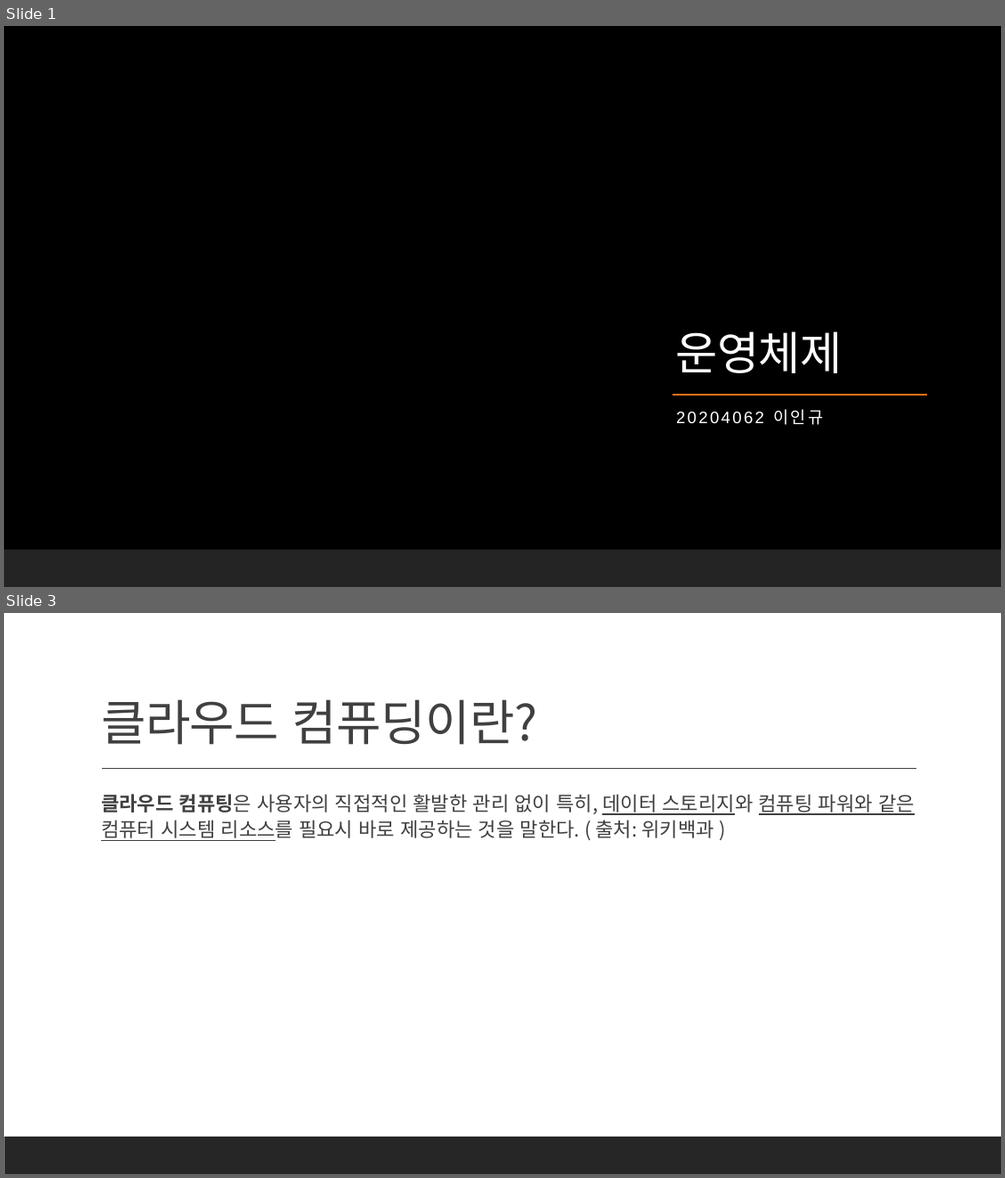
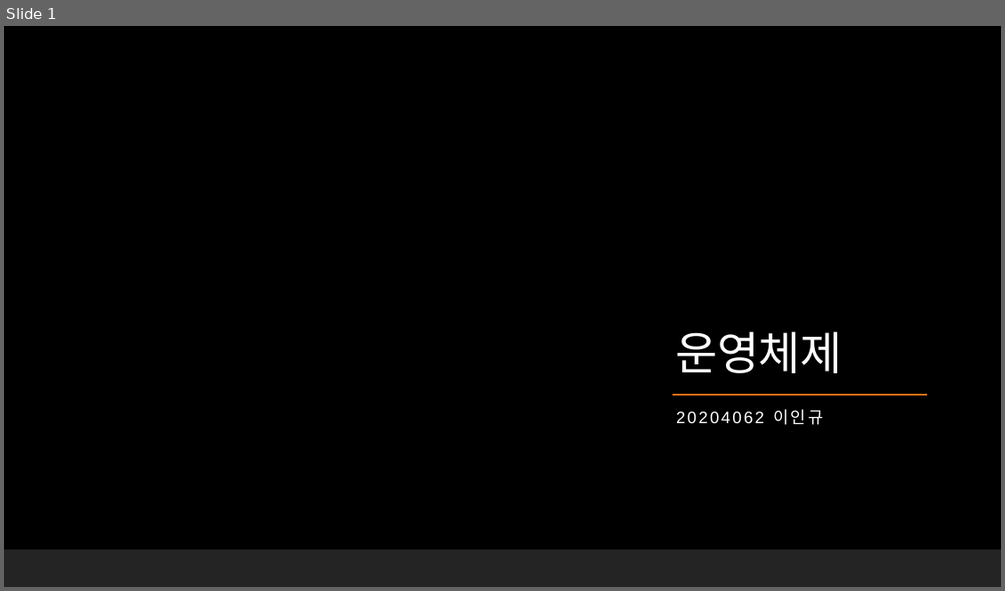
Before and after one commit to DevelopLee20/2023-1-Univ, a slide deck: 운영체제_이상정/템플릿.pptx. Shown one above the other, each under a label of ours: slides 1 and 3 before the commit, slide 1 after it; the slides between them are not shown. The pictures are 1005x1178 and 1005x591 pixels, drawn with LibreOffice and Linux fonts; fonts in the diff are those of the drawing; background and template pictures are left out. Boxes give left, top, right and bottom in pixels: in the first picture for what was removed or moved away, otherwise in the second. Text is boxed around its words. In the diff, an @@ line names an element or a change of style, - is before the commit and + after.

```diff
--- a/운영체제_이상정/템플릿.pptx
+++ b/운영체제_이상정/템플릿.pptx
@@ slide 3 removed at box(4, 613, 1001, 1174), background #FFFFFF; not listed: 1 template element that a slide beside it also shows @@
@@ title removed at box(101, 699, 537, 745) @@
-클라우드 컴퓨딩이란?
@@ line removed from (102, 769) to (917, 769) @@
@@ text removed at box(101, 794, 914, 841) @@
-  클라우드 컴퓨팅은 사용자의 직접적인 활발한 관리 없이 특히, 데이터 스토리지와 컴퓨팅 파워와 같은 컴퓨터 시스템 리소스를 필요시 바로 제공하는 것을 말한다. ( 출처: 위키백과 )
```
Also in this commit, not shown: 9 other slides removed, 11 other files.
